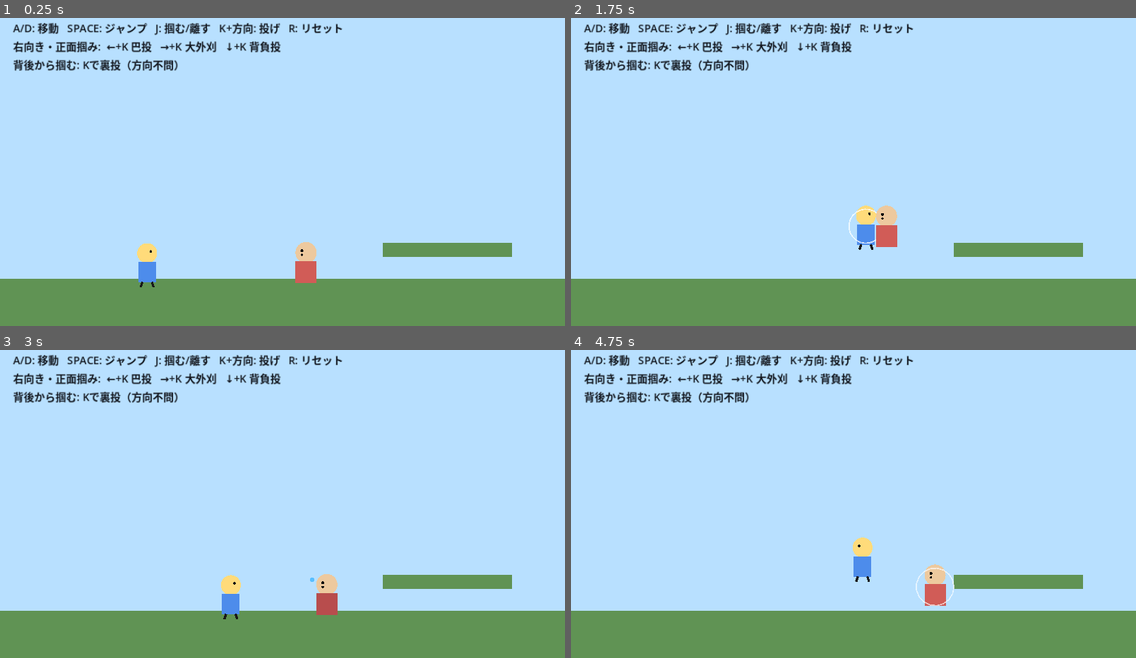
Above: before the commit, frames 1-4 (two rows, left to right).
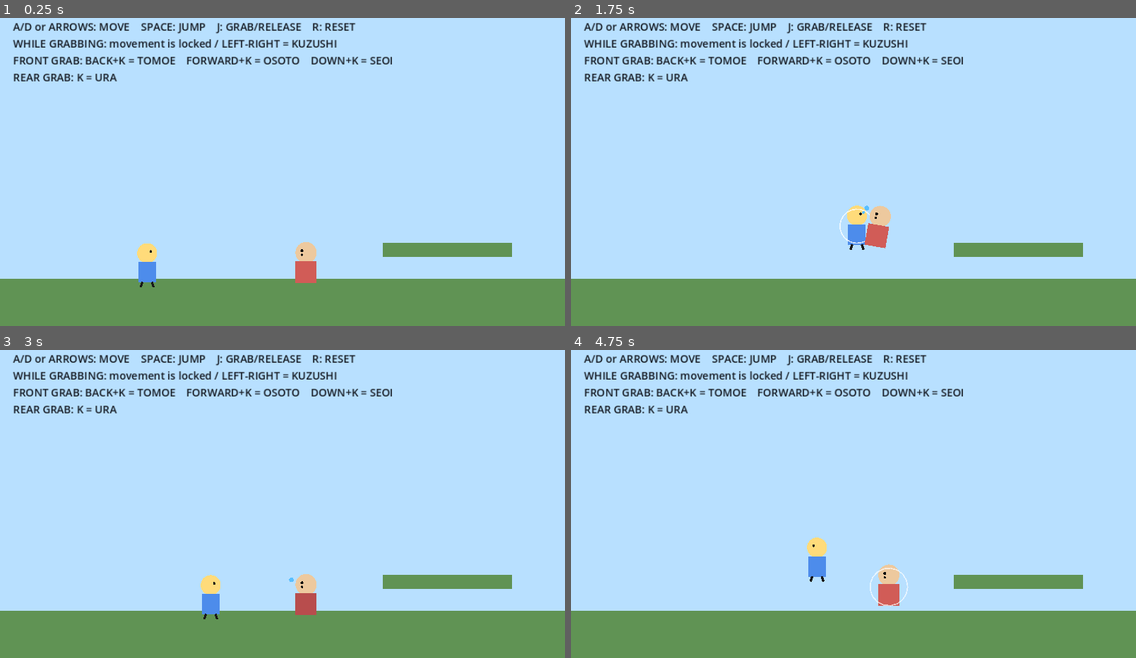
Above: after the commit, the same moments.

Repository: arimottyan-sketch/judo_game
Game: Godot game, scene res://main.tscn
Two runs of this game, one before a commit and one after it. Both use one fixed random seed, a clock stepped at 60 frames per second and the inputs below.
Inputs:
- Up to frame 1 (0.25 s): no input
- Up to frame 2 (1.75 s): tap Enter at 0.5 s; hold K (throw_action) 0.53-1.28 s; hold D (move_right) from 0.53 s (still down); tap J (grab) at 0.6, 1.55 s; tap Space (jump) at 0.77, 1.52 s; tap K (throw_action) at 1.35 s
- Up to frame 3 (3 s): release D (move_right) at 2.03 s; hold A (move_left) 2.03-2.78 s; hold K (throw_action) 2.03-2.78 s; tap J (grab) at 2.1 s; hold D (move_right) from 2.78 s (still down); tap K (throw_action) at 2.85 s
- Up to frame 4 (4.75 s): tap Space (jump) at 3.02, 3.77, 4.52 s; tap J (grab) at 3.05, 3.6, 4.55 s; hold K (throw_action) 3.53-4.28 s; release D (move_right) at 4.28 s; hold A (move_left) from 4.28 s (still down); tap K (throw_action) at 4.35 s

The runs differ from the first frame. In frame 1, 4.3% of the frame differs, in the area x 2-70%, y 1-21%; in frame 2, 5.0%; in frame 3, 6.0%; in frame 4, 6.1%, in the area x 2-70%, y 1-84%.

Commit message:
Add files via upload

Diff:
--- a/enemy.gd
+++ b/enemy.gd
@@ -11,6 +11,7 @@
 var impact_power := 0.0
 var down_timer := 0.0
 var hp := 4.0
+var kuzushi_dir := 0
 
 func _ready() -> void:
     add_to_group("enemy")
@@ -41,7 +42,6 @@
             state = State.NORMAL
             throw_name = ""
     elif state == State.THROWN:
-        # 空中は慣性を保つ。床についたらダウンへ。
         pass
 
     var before_vy := velocity.y
@@ -60,8 +60,6 @@
     return state == State.NORMAL or state == State.DOWN
 
 func is_player_behind(player_x: float) -> bool:
-    # facing=+1なら右が顔側、左が背中側。
-    # facing=-1なら左が顔側、右が背中側。
     var player_side := sign(player_x - global_position.x)
     return player_side == -facing
 
@@ -69,6 +67,7 @@
     holder = by_player
     state = State.GRABBED
     velocity = Vector2.ZERO
+    kuzushi_dir = 0
     collision_layer = 0
     collision_mask = 0
     queue_redraw()
@@ -76,8 +75,18 @@
 func release_grab() -> void:
     holder = null
     state = State.NORMAL
+    kuzushi_dir = 0
+    rotation = 0.0
     collision_layer = 1
     collision_mask = 1
+    queue_redraw()
+
+func set_kuzushi(direction: int) -> void:
+    if state != State.GRABBED:
+        return
+    kuzushi_dir = clampi(direction, -1, 1)
+    # Lean in the visually requested direction. This does NOT move the pair.
+    rotation = deg_to_rad(10.0 * kuzushi_dir)
     queue_redraw()
 
 func receive_throw(initial_velocity: Vector2, damage: float, technique: String) -> void:
@@ -86,6 +95,8 @@
     velocity = initial_velocity
     impact_power = damage
     throw_name = technique
+    kuzushi_dir = 0
+    rotation = 0.0
     collision_layer = 1
     collision_mask = 1
     queue_redraw()
@@ -97,12 +108,15 @@
 
     draw_circle(Vector2(0, -20), 18, Color(0.93, 0.79, 0.62))
     draw_rect(Rect2(-18, -5, 36, 37), body_color, true)
-    # 顔を明示して前後判定が視覚的に分かるようにする。
     draw_circle(Vector2(7 * facing, -23), 2.5, Color(0.05,0.05,0.05))
     draw_circle(Vector2(7 * facing, -16), 2.0, Color(0.05,0.05,0.05))
+
+    if state == State.GRABBED and kuzushi_dir != 0:
+        # Simple sweat cue for kuzushi. No font needed.
+        draw_circle(Vector2(-25 * kuzushi_dir, -30), 4, Color(0.35,0.75,1.0))
+        draw_circle(Vector2(-29 * kuzushi_dir, -22), 2.5, Color(0.35,0.75,1.0))
 
     if state == State.THROWN:
         draw_arc(Vector2.ZERO, 32, 0, TAU, 18, Color(1,1,1,0.65), 2)
     if state == State.DOWN:
-        # 汗っぽい記号。後の崩し表示にも流用予定。
         draw_circle(Vector2(-25, -28), 4, Color(0.35,0.75,1.0))
--- a/main.gd
+++ b/main.gd
@@ -50,7 +50,7 @@
 func _make_ui() -> void:
     var label := Label.new()
     label.position = Vector2(22, 18)
-    label.text = "A/D: 移動   SPACE: ジャンプ   J: 掴む/離す   K+方向: 投げ   R: リセット\n右向き・正面掴み:  ←+K 巴投   →+K 大外刈   ↓+K 背負投\n背後から掴む: Kで裏投（方向不問）"
+    label.text = "A/D or ARROWS: MOVE    SPACE: JUMP    J: GRAB/RELEASE    R: RESET\nWHILE GRABBING: movement is locked / LEFT-RIGHT = KUZUSHI\nFRONT GRAB: BACK+K = TOMOE    FORWARD+K = OSOTO    DOWN+K = SEOI\nREAR GRAB: K = URA"
     label.add_theme_font_size_override("font_size", 18)
     label.add_theme_color_override("font_color", Color(0.08, 0.10, 0.13))
     add_child(label)
--- a/player.gd
+++ b/player.gd
@@ -4,11 +4,12 @@
 const JUMP_VELOCITY := -410.0
 const GRAVITY := 1150.0
 const GRAB_RANGE := 58.0
+const THROW_INPUT_BUFFER := 0.18
 
 var facing := 1
 var held_enemy = null
 var grabbed_from_behind := false
-var was_on_floor := false
+var throw_buffer := 0.0
 
 func _ready() -> void:
     add_to_group("player")
@@ -27,6 +28,9 @@
     if not is_on_floor():
         velocity.y += GRAVITY * delta
 
+    if throw_buffer > 0.0:
+        throw_buffer -= delta
+
     if Input.is_action_just_pressed("jump") and is_on_floor() and held_enemy == null:
         velocity.y = JUMP_VELOCITY
 
@@ -39,10 +43,12 @@
         else:
             velocity.x = move_toward(velocity.x, 0.0, SPEED * 6.0 * delta)
     else:
-        # 掴み中は少しだけ動ける。後でここを「崩し」に置き換える。
-        velocity.x = axis * SPEED * 0.28
+        # Grab state: normal walking is completely disabled.
+        # Left/right/down are reserved for kuzushi and throw selection.
+        velocity.x = 0.0
         held_enemy.global_position = global_position + Vector2(36 * facing, -2)
         held_enemy.velocity = Vector2.ZERO
+        _update_kuzushi_input()
 
     if Input.is_action_just_pressed("grab"):
         if held_enemy == null:
@@ -50,12 +56,70 @@
         else:
             _release_enemy()
 
-    if held_enemy != null and Input.is_action_just_pressed("throw_action"):
-        _try_throw()
+    if held_enemy != null:
+        _update_throw_input(delta)
 
     move_and_slide()
-    was_on_floor = is_on_floor()
     queue_redraw()
+
+func _update_throw_input(_delta: float) -> void:
+    if held_enemy == null:
+        return
+
+    # Rear grab: K alone is Ura-nage.
+    if grabbed_from_behind and Input.is_action_just_pressed("throw_action"):
+        _perform_throw("uranage")
+        return
+
+    # Buffer K briefly, so K -> direction and direction -> K both work.
+    if Input.is_action_just_pressed("throw_action"):
+        throw_buffer = THROW_INPUT_BUFFER
+
+    var direction_just_pressed := (
+        Input.is_action_just_pressed("move_left")
+        or Input.is_action_just_pressed("move_right")
+        or Input.is_action_just_pressed("move_down")
+    )
+
+    var throw_requested := Input.is_action_just_pressed("throw_action") or (
+        direction_just_pressed and (Input.is_action_pressed("throw_action") or throw_buffer > 0.0)
+    )
+
+    if not throw_requested:
+        return
+
+    var left := Input.is_action_pressed("move_left")
+    var right := Input.is_action_pressed("move_right")
+    var down := Input.is_action_pressed("move_down")
+
+    var pressing_back := left if facing == 1 else right
+    var pressing_forward := right if facing == 1 else left
+
+    if down:
+        _perform_throw("seoi")
+    elif pressing_back:
+        _perform_throw("tomoe")
+    elif pressing_forward:
+        _perform_throw("osoto")
+
+func _update_kuzushi_input() -> void:
+    if held_enemy == null or grabbed_from_behind:
+        return
+
+    # For v0.2 this is visual feedback only.
+    # Later enemy types will require the correct kuzushi before a throw succeeds.
+    var left := Input.is_action_pressed("move_left")
+    var right := Input.is_action_pressed("move_right")
+
+    var pressing_back := left if facing == 1 else right
+    var pressing_forward := right if facing == 1 else left
+
+    if pressing_forward and not pressing_back:
+        held_enemy.set_kuzushi(1)
+    elif pressing_back and not pressing_forward:
+        held_enemy.set_kuzushi(-1)
+    else:
+        held_enemy.set_kuzushi(0)
 
 func _try_grab() -> void:
     var best = null
@@ -67,7 +131,6 @@
         var dy: float = abs(candidate.global_position.y - global_position.y)
         if dy > 50.0:
             continue
-        # 基本的には向いている側の敵だけ掴める。
         if sign(dx) != facing:
             continue
         var dist := abs(dx)
@@ -82,65 +145,42 @@
     grabbed_from_behind = held_enemy.is_player_behind(global_position.x)
     held_enemy.begin_grab(self)
     held_enemy.global_position = global_position + Vector2(36 * facing, -2)
+    velocity.x = 0.0
+    throw_buffer = 0.0
     queue_redraw()
 
 func _release_enemy() -> void:
     if held_enemy == null:
         return
+    held_enemy.set_kuzushi(0)
     held_enemy.release_grab()
     held_enemy = null
     grabbed_from_behind = false
+    throw_buffer = 0.0
 
-func _try_throw() -> void:
+func _perform_throw(kind: String) -> void:
     if held_enemy == null:
         return
 
-    # 背後から掴んだ場合は方向入力に関係なく裏投。
-    if grabbed_from_behind:
-        _perform_throw("uranage")
-        return
-
-    var left := Input.is_action_pressed("move_left")
-    var right := Input.is_action_pressed("move_right")
-    var down := Input.is_action_pressed("move_down")
-
-    # 入力はワールド方向ではなく「主人公の向きに対する前後」に変換。
-    var pressing_back := left if facing == 1 else right
-    var pressing_forward := right if facing == 1 else left
-
-    if down:
-        _perform_throw("seoi")
-    elif pressing_back:
-        _perform_throw("tomoe")
-    elif pressing_forward:
-        _perform_throw("osoto")
-    # 方向なしでは何もしない（正面掴み）。
-
-func _perform_throw(kind: String) -> void:
     var enemy = held_enemy
     held_enemy = null
+    throw_buffer = 0.0
 
     match kind:
         "osoto":
-            # 敵の背中側＝主人公の前方へ短く倒す。
-            enemy.receive_throw(Vector2(260.0 * facing, -80.0), 1.0, "大外刈")
+            enemy.receive_throw(Vector2(260.0 * facing, -80.0), 1.0, "OSOTO")
         "seoi":
-            # 自分の背後斜め下へ。着地を強めに。
-            enemy.receive_throw(Vector2(-330.0 * facing, -150.0), 1.5, "背負投")
+            enemy.receive_throw(Vector2(-330.0 * facing, -150.0), 1.5, "SEOI")
         "tomoe":
-            # 自分の背後へ長距離。
-            enemy.receive_throw(Vector2(-590.0 * facing, -250.0), 1.3, "巴投")
+            enemy.receive_throw(Vector2(-590.0 * facing, -250.0), 1.3, "TOMOE")
         "uranage":
-            # ほぼその場で叩きつける。
-            enemy.receive_throw(Vector2(45.0 * facing, 380.0), 2.5, "裏投")
+            enemy.receive_throw(Vector2(45.0 * facing, 380.0), 2.5, "URA")
 
     grabbed_from_behind = false
 
 func _draw() -> void:
-    # 2.5頭身くらいを想定した仮キャラ。
     draw_circle(Vector2(0, -20), 17, Color(1.0, 0.86, 0.48))
     draw_rect(Rect2(-15, -5, 30, 35), Color(0.30, 0.55, 0.92), true)
-    # 顔の向き。
     draw_circle(Vector2(6 * facing, -23), 2.2, Color(0.08, 0.08, 0.08))
     draw_line(Vector2(-8, 29), Vector2(-11, 38), Color(0.1,0.1,0.1), 4)
     draw_line(Vector2(8, 29), Vector2(11, 38), Color(0.1,0.1,0.1), 4)
